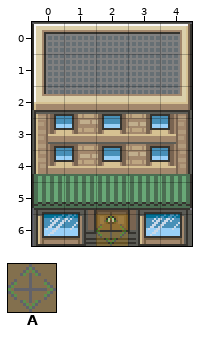
A Tiled map gets an edit: tools/map-procedural-generation/template/flat-roof-city/9/building-house.tmx. This is how it looked before the edit.
Cells are 16x16 px. Shown: x 0..4, y 0..6. The old version is drawn lined up with the new one.
Key: from "invisible": A 3.
Objects are placed by their top-left corner, in cells (3,4 is the top-left corner of cell 3,4); size is 1x1 cell unless given.
Layers that did not change in this view are not listed.
Objects on layer "Moving" before:
A "teleport on push" at 2,6
After the commit:
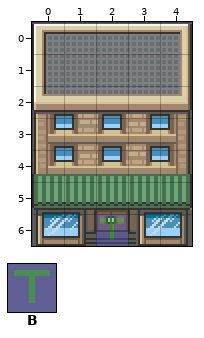
Further tiles: from "invisible": B 2.
Difference:
map size 5x7 -> 5x8 cells
Layer "Moving":
added: B "teleport on push" at 2,6
removed: A "teleport on push" at 2,6
